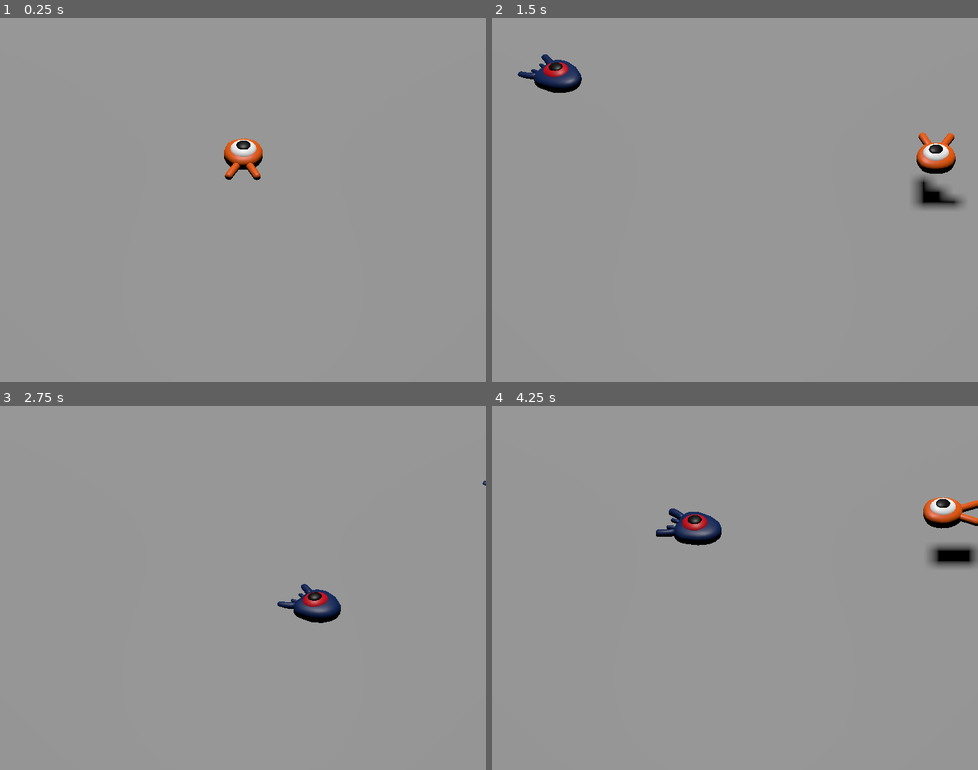
Above: before the commit, frames 1-4 (two rows, left to right).
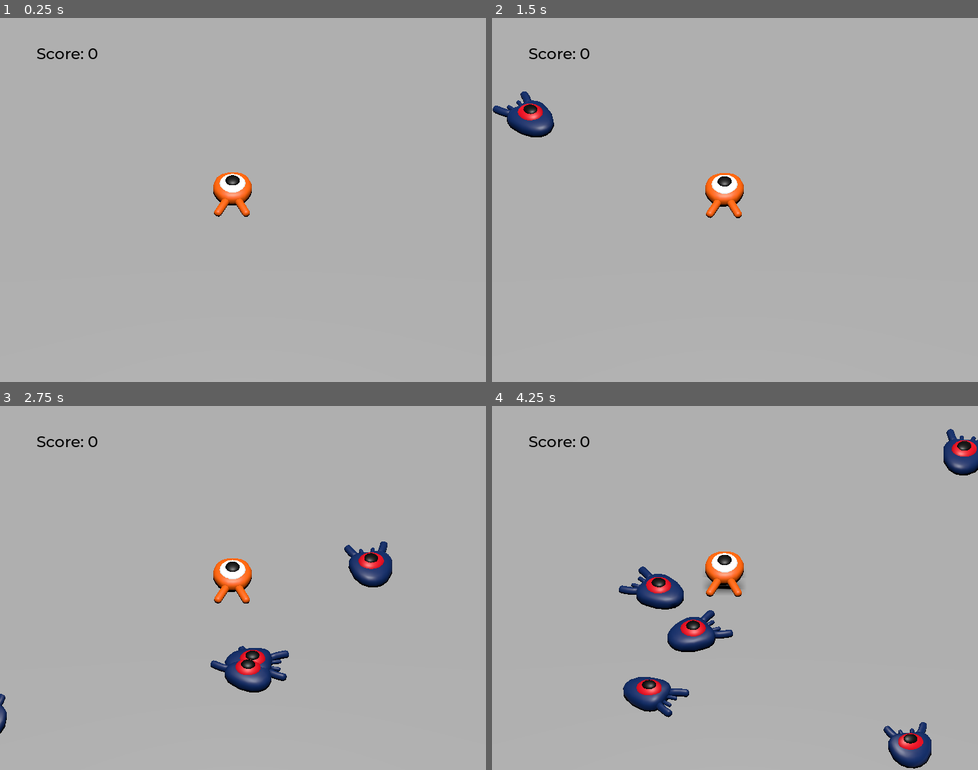
Above: after the commit, the same moments.

Repository: ct-zh/godot_learn
Game: Godot game, scene res://scene/main.tscn
The game is run twice, just before and just after one commit, with the same random seed, the same clock (stepped at 60 frames per second) and the same inputs. The project has no main scene, so this scene is started directly.
Inputs:
- Up to frame 1 (0.25 s): no input
- Up to frame 2 (1.5 s): tap Enter (ui_accept) at 0.5 s; hold D (move_right) 0.53-1.28 s; hold Enter (ui_accept) 0.53-1.28 s; tap Space (jump) at 0.77, 0.8, 1.07, 1.35 s; hold S (move_back) from 1.28 s (still down)
- Up to frame 3 (2.75 s): tap Space (jump) at 1.52, 1.82, 2.3 s; tap Enter (ui_accept) at 1.55 s; release S (move_back) at 2.03 s; hold D (move_right) from 2.03 s (still down); hold Enter (ui_accept) from 2.03 s (still down)
- Up to frame 4 (4.25 s): release D (move_right) at 2.78 s; release Enter (ui_accept) at 2.78 s; hold W (move_forward) 2.78-3.53 s; tap Enter (ui_accept) at 2.85 s; tap Space (jump) at 3.02, 3.32 s; hold A (move_left) from 3.53 s (still down); hold Space (jump) from 3.53 s (still down)

The runs differ from the first frame. In frame 1, 61% of the frame differs, in the area x 0-100%, y 8-100%; in frame 2, 61%; in frame 3, 61%; in frame 4, 63%, in the area x 0-100%, y 6-100%.
Error after the commit: Invalid access to property or key 'rotation' on a base object of type 'null instance'. (res://scene/player.gd:83)

Commit message:
feat: game demo 2

Diff:
--- a/demo01/create2/project.godot
+++ b/demo01/create2/project.godot
@@ -14,10 +14,15 @@
 config/features=PackedStringArray("4.3", "Forward Plus")
 config/icon="res://icon.svg"
 
+[autoload]
+
+MusicPlayer="*res://scene/music_player.tscn"
+
 [display]
 
 window/size/viewport_width=720
 window/size/viewport_height=540
+window/stretch/mode="canvas_items"
 
 [input]
 
--- a/demo01/create2/scene/main.gd
+++ b/demo01/create2/scene/main.gd
@@ -5,7 +5,7 @@
 
 # Called when the node enters the scene tree for the first time.
 func _ready() -> void:
-	pass # Replace with function body.
+	$UserInterface/Retry.hide()
 
 
 # Called every frame. 'delta' is the elapsed time since the previous frame.
@@ -31,7 +31,15 @@
 
 	add_child(mob)
 
+	mob.squashed.connect($UserInterface/ScoreLabel._on_mob_squashed.bind())
+
 
 
 func _on_player_hit() -> void:
 	$MobTimer.stop()
+	$UserInterface/Retry.show()
+
+
+func _unhandled_input(event: InputEvent) -> void:
+	if event.is_action_pressed("ui_accept") and $UserInterface/Retry.visible:
+		get_tree().reload_current_scene()
--- a/demo01/create2/scene/main.tscn
+++ b/demo01/create2/scene/main.tscn
@@ -1,8 +1,10 @@
-[gd_scene load_steps=9 format=3 uid="uid://8kbshnteos5o"]
+[gd_scene load_steps=12 format=3 uid="uid://8kbshnteos5o"]
 
 [ext_resource type="PackedScene" uid="uid://dn63p6508lgx" path="res://scene/player.tscn" id="1_xoaa6"]
 [ext_resource type="Script" path="res://scene/main.gd" id="1_ysgal"]
 [ext_resource type="PackedScene" uid="uid://dx0kd1ml6ewcy" path="res://scene/mob.tscn" id="2_8suts"]
+[ext_resource type="FontFile" uid="uid://bk8ibqwgnb1ki" path="res://asset/fonts/Montserrat-Medium.ttf" id="4_7cfbk"]
+[ext_resource type="Script" path="res://scene/score_label.gd" id="5_tfvun"]
 
 [sub_resource type="BoxShape3D" id="BoxShape3D_axs4v"]
 size = Vector3(60, 2, 60)
@@ -23,6 +25,10 @@
 }
 point_count = 5
 
+[sub_resource type="Theme" id="Theme_ywa73"]
+default_font = ExtResource("4_7cfbk")
+default_font_size = 23
+
 [node name="Main" type="Node"]
 script = ExtResource("1_ysgal")
 mob_sence = ExtResource("2_8suts")
@@ -40,8 +46,11 @@
 mesh = SubResource("BoxMesh_akt16")
 
 [node name="DirectionalLight3D" type="DirectionalLight3D" parent="."]
-transform = Transform3D(1, 0, 0, 0, -0.194303, 0.980942, 0, -0.980942, -0.194303, 0, 12.443, 0)
+transform = Transform3D(1, 0, 0, 0, 0.253522, 0.96733, 0, -0.96733, 0.253522, 0.122523, 9.50137, 7.4283)
+light_energy = 1.5
 shadow_enabled = true
+shadow_bias = 0.05
+sky_mode = 1
 
 [node name="Player" parent="." instance=ExtResource("1_xoaa6")]
 
@@ -49,7 +58,7 @@
 transform = Transform3D(1, 0, 0, 0, 0.608844, 0.79329, 0, -0.79329, 0.608844, 0, 13.3608, 19.2568)
 
 [node name="Camera3D" type="Camera3D" parent="CameraPivot"]
-transform = Transform3D(1, 0, 0, 0, 0.974897, -0.222655, 0, 0.222655, 0.974897, 0, 0, 0)
+transform = Transform3D(1, 0, 0, 0, 0.974897, -0.222655, 0, 0.222655, 0.974897, 0.565567, 2.18629, -1.09444)
 projection = 1
 size = 19.0
 
@@ -78,11 +87,55 @@
 curve = SubResource("Curve3D_gpyyj")
 
 [node name="SpawnLocation" type="PathFollow3D" parent="SpawnPath"]
-transform = Transform3D(0.00362308, 0, -0.999993, 0, 1, 0, 0.999993, 0, 0.00362308, -14.286, 0, -13.0029)
+transform = Transform3D(0.00362486, 0, -0.999993, 0, 1, 0, 0.999993, 0, 0.00362486, -14.286, 0, -13.0029)
 
 [node name="MobTimer" type="Timer" parent="."]
 wait_time = 0.5
 autostart = true
 
+[node name="UserInterface" type="Control" parent="."]
+layout_mode = 3
+anchors_preset = 15
+anchor_right = 1.0
+anchor_bottom = 1.0
+grow_horizontal = 2
+grow_vertical = 2
+theme = SubResource("Theme_ywa73")
+
+[node name="ScoreLabel" type="Label" parent="UserInterface"]
+layout_mode = 0
+offset_left = 54.0
+offset_top = 38.0
+offset_right = 115.0
+offset_bottom = 61.0
+theme_override_colors/font_color = Color(0, 0, 0, 1)
+text = "Score: 0
+"
+script = ExtResource("5_tfvun")
+
+[node name="Retry" type="ColorRect" parent="UserInterface"]
+layout_mode = 1
+anchors_preset = 15
+anchor_right = 1.0
+anchor_bottom = 1.0
+grow_horizontal = 2
+grow_vertical = 2
+color = Color(0, 0, 0, 0.282353)
+
+[node name="Label" type="Label" parent="UserInterface/Retry"]
+layout_mode = 1
+anchors_preset = 8
+anchor_left = 0.5
+anchor_top = 0.5
+anchor_right = 0.5
+anchor_bottom = 0.5
+offset_left = -107.0
+offset_top = -14.0
+offset_right = 107.0
+offset_bottom = 14.0
+grow_horizontal = 2
+grow_vertical = 2
+text = "Press Enter to retry"
+
 [connection signal="hit" from="Player" to="." method="_on_player_hit"]
 [connection signal="timeout" from="MobTimer" to="." method="_on_mob_timer_timeout"]
--- a/demo01/create2/scene/mob.gd
+++ b/demo01/create2/scene/mob.gd
@@ -10,13 +10,19 @@
 
 
 func initialize(start_position, player_position):
+	# 从起始位置朝向玩家位置进行旋转
 	look_at_from_position(start_position, player_position, Vector3.UP)
+	# 随机旋转Y轴方向一定角度
 	rotate_y(randf_range(-PI / 4, PI / 4))
 
+	# 生成一个随机速度在最小和最大速度之间
 	var random_speed = randi_range(min_speed, max_speed)
+	# 设置初始速度为前方向乘以随机速度
 	velocity = Vector3.FORWARD * random_speed
+	# 根据Y轴旋转调整速度方向
 	velocity = velocity.rotated(Vector3.UP, rotation.y)
 
+	$AnimationPlayer.speed_scale = random_speed / min_speed
 
 func _on_visible_on_screen_notifier_3d_screen_exited() -> void:
 	queue_free()
--- a/demo01/create2/scene/mob.tscn
+++ b/demo01/create2/scene/mob.tscn
@@ -1,12 +1,47 @@
-[gd_scene load_steps=4 format=3 uid="uid://dx0kd1ml6ewcy"]
+[gd_scene load_steps=6 format=3 uid="uid://dx0kd1ml6ewcy"]
 
 [ext_resource type="PackedScene" uid="uid://b8cy4dt6lrm8a" path="res://asset/art/mob.glb" id="1_2fdxh"]
 [ext_resource type="Script" path="res://scene/mob.gd" id="1_kxjb0"]
 
 [sub_resource type="BoxShape3D" id="BoxShape3D_si6cw"]
-size = Vector3(1.425, 1.4, 1.82)
+size = Vector3(1.425, 1.2, 1.82)
+
+[sub_resource type="Animation" id="Animation_gkph6"]
+resource_name = "float"
+length = 1.2
+loop_mode = 1
+tracks/0/type = "value"
+tracks/0/imported = false
+tracks/0/enabled = true
+tracks/0/path = NodePath("Pivot/Character:position")
+tracks/0/interp = 1
+tracks/0/loop_wrap = true
+tracks/0/keys = {
+"times": PackedFloat32Array(0.3, 0.7, 1.2),
+"transitions": PackedFloat32Array(0.406126, 2.14354, 1),
+"update": 0,
+"values": [Vector3(0, 0, 0), Vector3(0, 0.65, 0), Vector3(0, 0.35, 0)]
+}
+tracks/1/type = "value"
+tracks/1/imported = false
+tracks/1/enabled = true
+tracks/1/path = NodePath("Pivot/Character:rotation")
+tracks/1/interp = 1
+tracks/1/loop_wrap = true
+tracks/1/keys = {
+"times": PackedFloat32Array(0.1, 0.5, 1.2),
+"transitions": PackedFloat32Array(0.406126, 2.14354, 1),
+"update": 0,
+"values": [Vector3(0, 0, 0), Vector3(0.139626, 0, 0), Vector3(-0.15708, 0, 0)]
+}
+
+[sub_resource type="AnimationLibrary" id="AnimationLibrary_bu3p6"]
+_data = {
+"float": SubResource("Animation_gkph6")
+}
 
 [node name="Mob" type="CharacterBody3D" groups=["mobs"]]
+transform = Transform3D(1, 0, 0, 0, 1, 0, 0, 0, 1, 0, 0.321597, 0)
 collision_layer = 2
 collision_mask = 0
 script = ExtResource("1_kxjb0")
@@ -14,11 +49,18 @@
 [node name="Pivot" type="Node3D" parent="."]
 
 [node name="Character" parent="Pivot" instance=ExtResource("1_2fdxh")]
+transform = Transform3D(1, 0, 0, 0, 0.998798, 0.0490187, 0, -0.0490187, 0.998798, 0, 0.269755, 0)
 
 [node name="CollisionShape3D" type="CollisionShape3D" parent="."]
+transform = Transform3D(1, 0, 0, 0, 1, 0, 0, 0, 1, 0, 0.492099, 0)
 shape = SubResource("BoxShape3D_si6cw")
 
 [node name="VisibleOnScreenNotifier3D" type="VisibleOnScreenNotifier3D" parent="."]
 aabb = AABB(-1.145, -1, -1.405, 2.315, 2.05, 3.38)
 
+[node name="AnimationPlayer" type="AnimationPlayer" parent="."]
+libraries = {
+"": SubResource("AnimationLibrary_bu3p6")
+}
+
 [connection signal="screen_exited" from="VisibleOnScreenNotifier3D" to="." method="_on_visible_on_screen_notifier_3d_screen_exited"]
--- /dev/null
+++ b/demo01/create2/scene/music_player.tscn
@@ -0,0 +1,7 @@
+[gd_scene load_steps=2 format=3 uid="uid://ckk6xre8ywf0b"]
+
+[ext_resource type="AudioStream" uid="uid://bud3d6ggrmdq7" path="res://asset/art/House In a Forest Loop.ogg" id="1_ra52r"]
+
+[node name="MusicPlayer" type="AudioStreamPlayer3D"]
+stream = ExtResource("1_ra52r")
+autoplay = true
--- a/demo01/create2/scene/player.gd
+++ b/demo01/create2/scene/player.gd
@@ -15,53 +15,72 @@
 
 
 func _physics_process(delta: float) -> void:
+	# 初始化方向向量为零
 	var direction = Vector3.ZERO
 
+	# 检查是否按下了"向右移动"键
 	if Input.is_action_pressed("move_right"):
 		direction.x += 1
+	# 检查是否按下了"向左移动"键
 	if Input.is_action_pressed("move_left"):
 		direction.x -= 1
+	# 检查是否按下了"向后移动"键
 	if Input.is_action_pressed("move_back"):
 		direction.z += 1
+	# 检查是否按下了"向前移动"键
 	if Input.is_action_pressed("move_forward"):
 		direction.z -=1
 
+	# 如果方向向量不为零，则进行归一化并更新角色的朝向
 	if direction != Vector3.ZERO:
 		direction = direction.normalized()
 		$Pviot.basis = Basis.looking_at(direction)
+		$AnimationPlayer.speed_scale = 4
+	else:
+		$AnimationPlayer.speed_scale = 1
 
+	# 根据方向向量和速度计算目标速度
 	target_velocity.x = direction.x * speed
 	target_velocity.z = direction.z * speed
 
-	# 不在地板上则增加向下的加速度
+	# 如果角色不在地板上，则增加向下的加速度
 	if not is_on_floor():
 		target_velocity.y = target_velocity.y - (fall_acceleration*delta)
 
+	# 如果角色在地板上并按下了"跳跃"键，则施加跳跃冲量
 	if is_on_floor() and Input.is_action_pressed("jump"):
 		target_velocity.y = jump_impulse
 
-	# 获取这段时间所有的碰撞信息
+	# 获取这段时间内所有的碰撞信息
 	for index in range(get_slide_collision_count()):
 		var collision = get_slide_collision(index)
 
+		# 如果碰撞体为空，则继续
 		if collision.get_collider() == null:
 			continue
 
+		# 如果碰撞体属于"mobs"组
 		if collision.get_collider().is_in_group("mobs"):
 			var mob = collision.get_collider()
 			print("角色位置：", position, " 怪物位置：", mob.position)
-			if Vector3.UP.dot(collision.get_normal()) > 0.1: # 从上方击中
+			# 如果从上方击中怪物
+			if Vector3.UP.dot(collision.get_normal()) > 0.1:
 				print("击中")
 				mob.squash()
+				# 施加反弹冲量
 				target_velocity.y = bounce_impluse
 				break
 
-	# 移动
+	# 更新角色的速度
 	velocity = target_velocity
+	# 如果目标速度的y分量大于0，打印移动信息
 	if target_velocity.y > 0:
 		print("移动位置：", velocity.y, " 当前坐标：", position)
 
+	# 执行移动和滑动
 	move_and_slide()
+
+	$Pviot.rotation.x = PI / 6 * velocity.y / jump_impulse
 
 
 func _on_mob_detector_body_entered(body: Node3D) -> void:
--- a/demo01/create2/scene/player.tscn
+++ b/demo01/create2/scene/player.tscn
@@ -9,18 +9,81 @@
 [sub_resource type="CylinderShape3D" id="CylinderShape3D_ecbmy"]
 margin = 0.305
 height = 0.285
-radius = 1.065
+radius = 1.2
+
+[sub_resource type="Animation" id="Animation_61pt3"]
+resource_name = "float"
+length = 1.2
+loop_mode = 1
+tracks/0/type = "value"
+tracks/0/imported = false
+tracks/0/enabled = true
+tracks/0/path = NodePath("Pivot/Character:position")
+tracks/0/interp = 1
+tracks/0/loop_wrap = true
+tracks/0/keys = {
+"times": PackedFloat32Array(0.3, 0.7, 1.2),
+"transitions": PackedFloat32Array(0.406126, 2.14354, 1),
+"update": 0,
+"values": [Vector3(0, 0, 0), Vector3(0, 0.65, 0), Vector3(0, 0.35, 0)]
+}
+tracks/1/type = "value"
+tracks/1/imported = false
+tracks/1/enabled = true
+tracks/1/path = NodePath("Pivot/Character:rotation")
+tracks/1/interp = 1
+tracks/1/loop_wrap = true
+tracks/1/keys = {
+"times": PackedFloat32Array(0.1, 0.5, 1.2),
+"transitions": PackedFloat32Array(0.406126, 2.14354, 1),
+"update": 0,
+"values": [Vector3(0, 0, 0), Vector3(0.139626, 0, 0), Vector3(-0.15708, 0, 0)]
+}
+
+[sub_resource type="Animation" id="Animation_2id2c"]
+length = 0.001
+tracks/0/type = "value"
+tracks/0/imported = false
+tracks/0/enabled = true
+tracks/0/path = NodePath("Pivot/Character:position")
+tracks/0/interp = 1
+tracks/0/loop_wrap = true
+tracks/0/keys = {
+"times": PackedFloat32Array(0),
+"transitions": PackedFloat32Array(1),
+"update": 0,
+"values": [Vector3(0, 0, 0)]
+}
+tracks/1/type = "value"
+tracks/1/imported = false
+tracks/1/enabled = true
+tracks/1/path = NodePath("Pivot/Character:rotation")
+tracks/1/interp = 1
+tracks/1/loop_wrap = true
+tracks/1/keys = {
+"times": PackedFloat32Array(0),
+"transitions": PackedFloat32Array(1),
+"update": 0,
+"values": [Vector3(0, 0, 0)]
+}
+
+[sub_resource type="AnimationLibrary" id="AnimationLibrary_s4hvi"]
+_data = {
+"RESET": SubResource("Animation_2id2c"),
+"float": SubResource("Animation_61pt3")
+}
 
 [node name="Player" type="CharacterBody3D"]
+transform = Transform3D(1, 0, 0, 0, 1, 0, 0, 0, 1, 0, 0.384243, 0)
 collision_mask = 6
 script = ExtResource("1_uuvv4")
 
-[node name="Pviot" type="Node3D" parent="."]
+[node name="Pivot" type="Node3D" parent="."]
 
-[node name="Character" parent="Pviot" instance=ExtResource("1_fml2k")]
+[node name="Character" parent="Pivot" instance=ExtResource("1_fml2k")]
 
 [node name="CollisionShape3D" type="CollisionShape3D" parent="."]
-transform = Transform3D(1, 0, 0, 0, 1, 0, 0, 0, 1, 0, 0.409238, 0)
+transform = Transform3D(1, 0, 0, 0, 1, 0, 0, 0, 1, 0, 0.35318, 0)
 shape = SubResource("SphereShape3D_uyhf6")
 
 [node name="MobDetector" type="Area3D" parent="."]
@@ -30,7 +93,13 @@
 monitorable = false
 
 [node name="CollisionShape3D" type="CollisionShape3D" parent="MobDetector"]
-transform = Transform3D(1, 0, 0, 0, 1, 0, 0, 0, 1, 0, 1.46834, 0)
+transform = Transform3D(1, 0, 0, 0, 1, 0, 0, 0, 1, 0, 1.05216, 0)
 shape = SubResource("CylinderShape3D_ecbmy")
 
+[node name="AnimationPlayer" type="AnimationPlayer" parent="."]
+libraries = {
+"": SubResource("AnimationLibrary_s4hvi")
+}
+autoplay = "float"
+
 [connection signal="body_entered" from="MobDetector" to="." method="_on_mob_detector_body_entered"]
--- /dev/null
+++ b/demo01/create2/scene/score_label.gd
@@ -0,0 +1,19 @@
+extends Label
+
+
+# Called when the node enters the scene tree for the first time.
+func _ready() -> void:
+	pass # Replace with function body.
+
+
+# Called every frame. 'delta' is the elapsed time since the previous frame.
+func _process(delta: float) -> void:
+	pass
+
+
+var score = 0
+
+
+func _on_mob_squashed():
+	score += 1
+	text = "Score: %s" % score
Not shown: 1 places in demo01/create2/scene/player.tscn that only renumber resources
Not shown, changed: demo01/go_dot_learn.md
